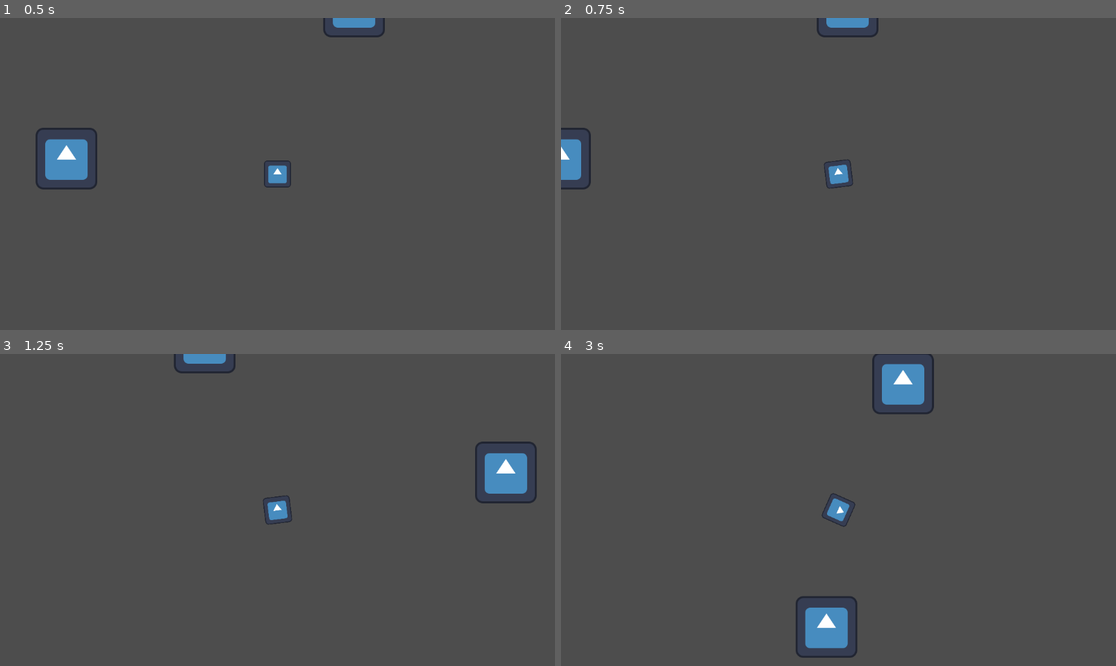
Above: before the commit, frames 1-4 (two rows, left to right).
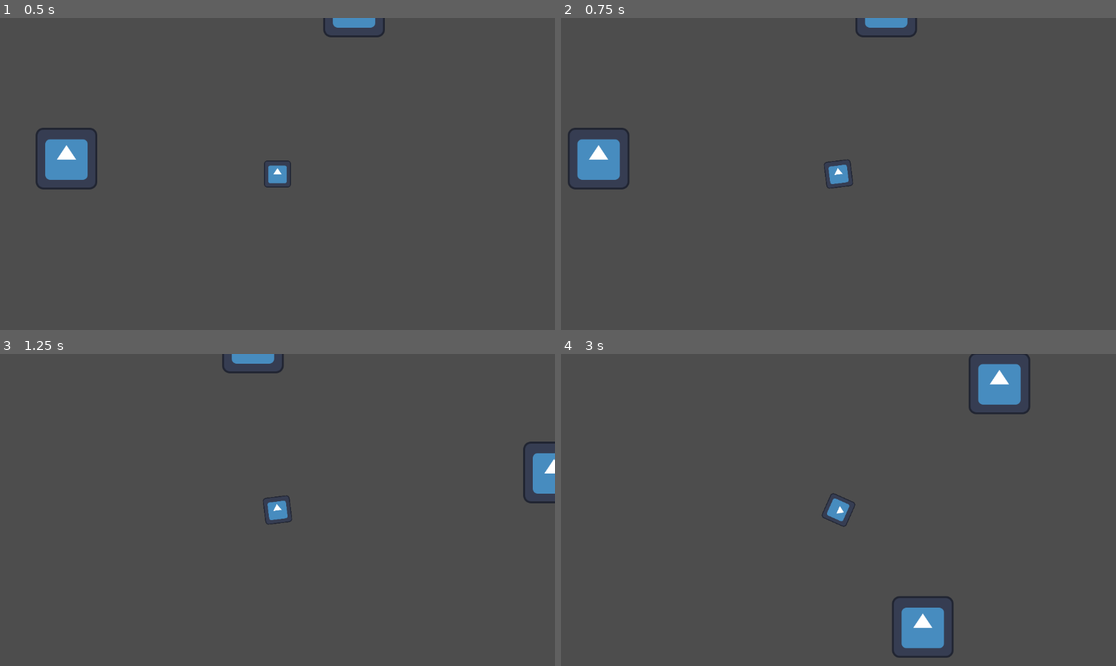
Above: after the commit, the same moments.

Repository: SolemnSintres/shiver2d
Game: Godot game, scene res://test_world.tscn
The game is run twice, just before and just after one commit, with the same random seed, the same clock (stepped at 60 frames per second) and the same inputs. The engine's default icon, where the game draws it, is replaced by a stand-in: a white triangle on a blue panel in a dark square.
Inputs (mouse positions are in pixels of both pictures, inside the frame that each line leads up to):
- Up to frame 1 (0.5 s): no input
- Up to frame 2 (0.75 s): tap Enter at 0.5 s; move the mouse to (960, 158) at 0.52 s; hold D (move_right) from 0.53 s (still down); tap Space (dash) at 0.6 s
- Up to frame 3 (1.25 s): keep holding D (move_right)
- Up to frame 4 (3 s): move the mouse to (727, 525) at 1.27 s; release D (move_right) at 1.28 s; hold S (move_down) 1.28-2.03 s; tap Space (dash) at 1.35, 2.1, 2.85 s; move the mouse to (894, 441) at 2.02 s; hold D (move_right) 2.03-2.78 s; move the mouse to (810, 572) at 2.77 s; hold W (move_up) from 2.78 s (still down)

Frame 1 is identical in both runs. In frame 2, 2.1% of the frame differs, in the area x 0-65%, y 0-56%; in frame 3, 2.4%; in frame 4, 5.1%, in the area x 42-85%, y 0-98%.

Commit message:
Dash Cooldown Added

Diff:
--- a/player.gd
+++ b/player.gd
@@ -4,6 +4,7 @@
 const dashspeed = 900.0
 var boost = 0.0
 var boost_direction = Vector2.ZERO
+var cooldown = 1.0
 
 func _ready():
 	return 0
@@ -15,16 +16,20 @@
 
 	var moveit = Input.get_vector("move_left","move_right","move_up","move_down")
 	var direction = Vector2(moveit.x,moveit.y)
+
 	velocity.x = direction.x * SPEED
 	velocity.y = direction.y * SPEED
 
-	if Input.is_action_just_pressed("dash"):
+	if cooldown > 0.0:
+		cooldown -= delta
+
+	if Input.is_action_just_pressed("dash") and cooldown <= 0.0:
 		boost_direction = Input.get_vector("move_left","move_right","move_up","move_down")
 		boost = 0.15
+		cooldown = 1.0
+
 	if boost > 0:
 		boost -= delta
 		velocity = boost_direction * 900.0
 
-	print(moveit)
-	print(velocity)
 	move_and_slide()
